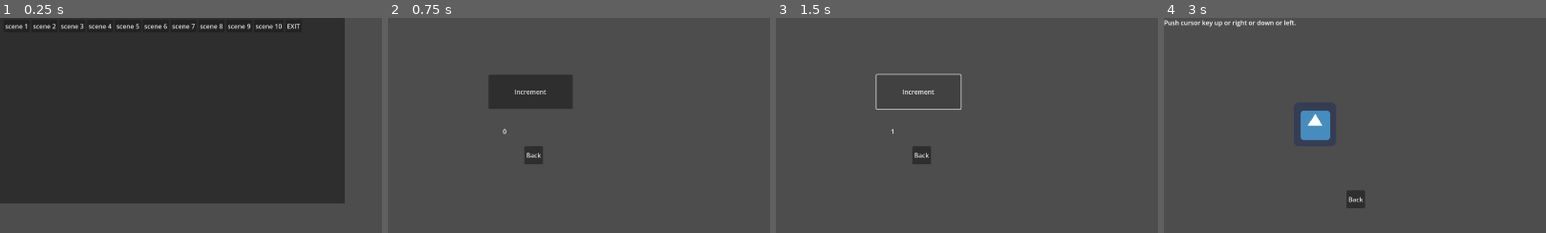
Above: before the commit, frames 1-4 (left to right).
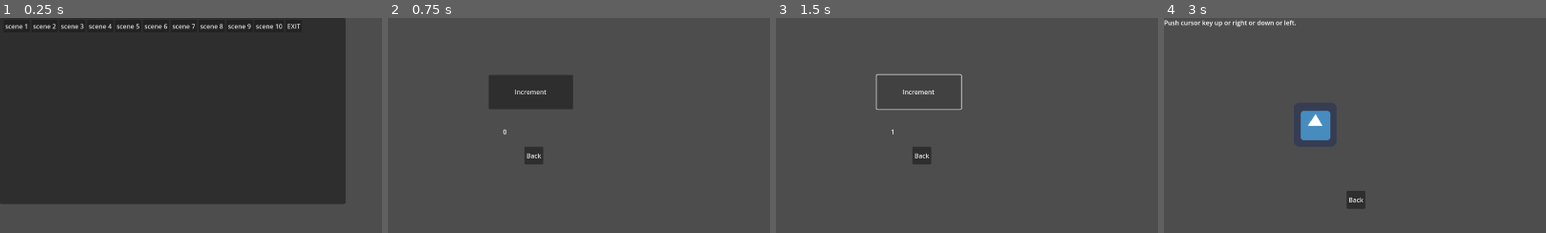
Above: after the commit, the same moments.

Repository: jiro4989/godot_practice
Game: Godot game, scene res://Top.tscn
The game is run twice, just before and just after one commit, with the same random seed, the same clock (stepped at 60 frames per second) and the same inputs. The engine's default icon, where the game draws it, is replaced by a stand-in: a white triangle on a blue panel in a dark square.
Inputs:
- Up to frame 1 (0.25 s): no input
- Up to frame 2 (0.75 s): click "scene 1" at 0.5 s
- Up to frame 3 (1.5 s): click "Increment" at 1.25 s
- Up to frame 4 (3 s): click "Back" at 2 s; click "scene 2" at 2.75 s
The pictures show only the part of the screen within x 0-50%, y 0-50%; the shares and areas given below are measured in that part.
In our replay, the window is 799x449 before the commit and 800x450 after it. These sizes can differ from the game's own. Grey fills any space a smaller window leaves; there, only what the larger window draws over its background counts as a difference.

The runs differ from the first frame. In frame 1, 0.5% of the frame differs, in the area x 18-91%, y 0-87%; in frame 2, 0.1%; in frame 3, 0.5%; in frame 4, 0.1%.

Commit message:
fix: ウィンドウサイズの変更を実装

Diff:
--- a/project.godot
+++ b/project.godot
@@ -12,7 +12,7 @@
 
 config/name="godot_practice"
 run/main_scene="res://Top.tscn"
-config/features=PackedStringArray("4.1")
+config/features=PackedStringArray("4.2")
 config/icon="res://icon.png"
 
 [display]
@@ -21,6 +21,7 @@
 window/size/viewport_height=1080
 window/size/mode=3
 window/size/resizable=false
+window/stretch/mode="viewport"
 
 [physics]
 
--- a/src/s010_screen_width/scene.gd
+++ b/src/s010_screen_width/scene.gd
@@ -28,11 +28,6 @@
 	var y2 = y / 2
 	return Vector2i(screen_size.x / 2 - x2, screen_size.y / 2 - y2)
 
-func set_window_centoring_position(window: Window):
-	if window.mode == Window.MODE_FULLSCREEN:
-		return
-	window.position = window_centoring_position(window.size, DisplayServer.screen_get_size())
-
 func _on_window_size_item_selected(index):
 	var selected_item = window_size_button.get_item_text(index)
 	var size = selected_item.split("x")
Not shown, changed: README.adoc
